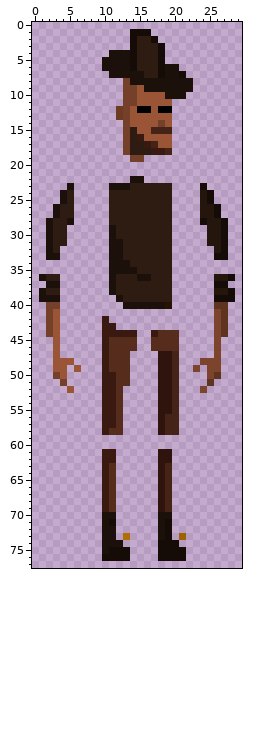
Sprite sheet -- Objects/Player/KarakterKemikleri.png. Above: the version before the commit.
The file is 30x78 pixels. Colours within 5 levels of each other are drawn and written as one.
After:
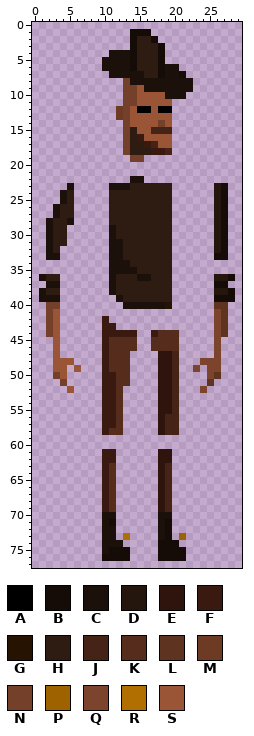
Palette (. is transparent): A #000000  B #150c08  C #1b100a  D #24150d  E #2e140c  F #3a1a10  G #271301  H #2e1b11  J #452317  K #562c1d  L #5e3320  M #6d3a24  N #754029  P #9e6300  Q #7c442c  R #b06f00  S #9a5537
Commit: Karakter çizimleri değişti ve Duşman çizimi eklendi Discord botu denemesi
Difference:
y 23: x 24 B -> .; x 26..27 .. -> DB
y 24..25: x 24..27 DB.. -> ..DB
y 26..27: x 24..27 DDB. -> ..DB
y 28: x 24..25 BD -> ..
y 29..31: x 25 D -> .
Pixel boxes of the changes (left, top, right, bottom) in both pictures:
changed: (200, 183, 228, 246)
